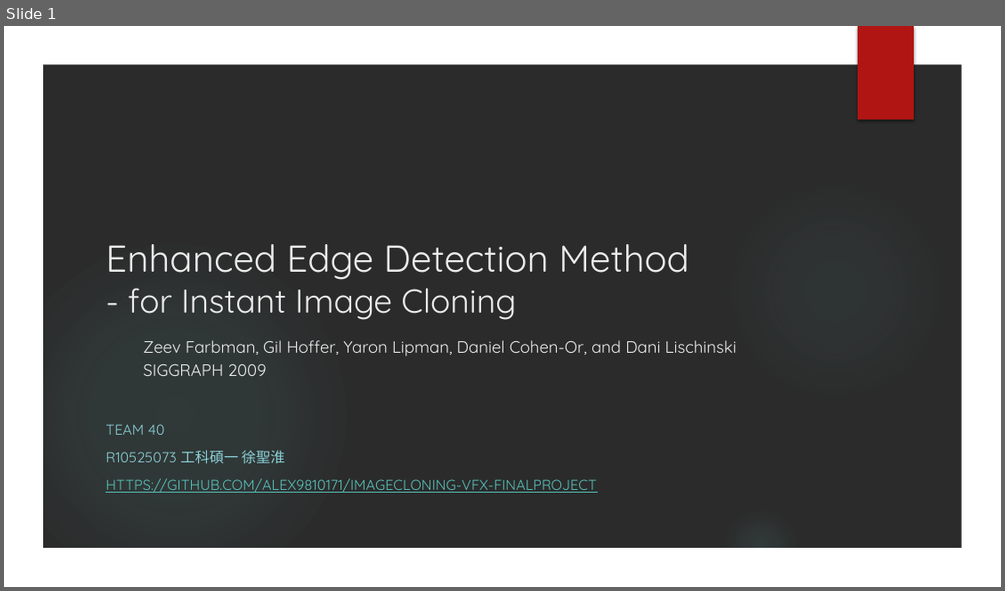
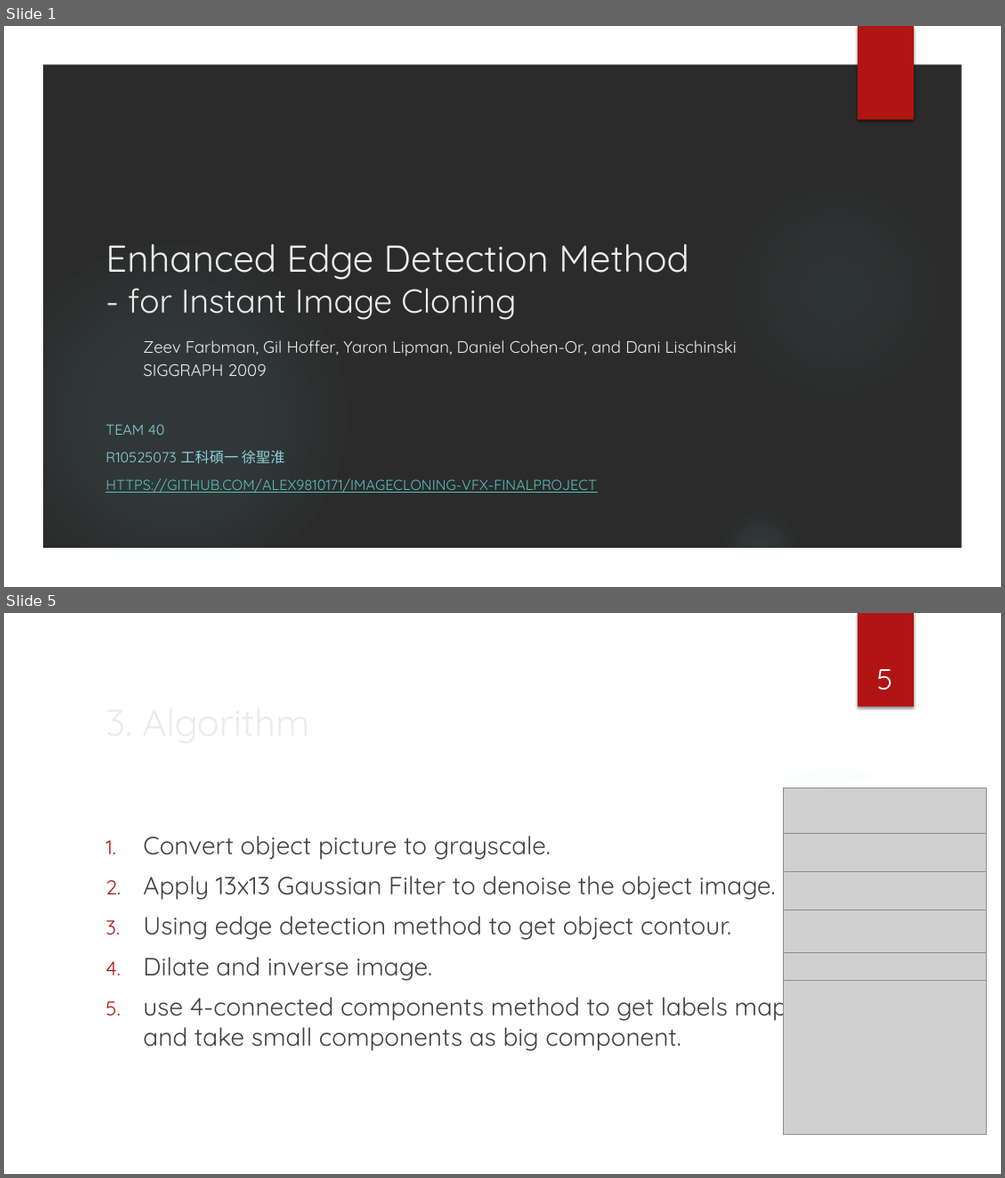
Before and after one commit to alex9810171/ImageCloning-VFX2022-Spring, a slide deck: doc/demo_slide.pptx. Shown one above the other, each under a label of ours: slide 1 before the commit, slides 1 and 5 after it; the slides between them are not shown. The pictures are 1005x591 and 1005x1178 pixels, drawn with LibreOffice and Linux fonts; fonts in the diff are those of the drawing; grey boxes stand for pictures; background and template pictures are left out; a plain dark background stands for a picture behind light text. Boxes give left, top, right and bottom in pixels: in the first picture for what was removed or moved away, otherwise in the second. Text is boxed around its words. In the diff, an @@ line names an element or a change of style, - is before the commit and + after.

```diff
--- a/doc/demo_slide.pptx
+++ b/doc/demo_slide.pptx
@@ slide 5 added at (4,613,1001,1174), background picture (left out); not listed: 5 template elements that a slide beside it also shows @@
@@ page number added at (877,669,893,690), 28 pt, text #FFFFFF @@
+5
@@ freeform shape added at (697,738,970,819), fill #FFFFFF at 20% opacity @@
@@ freeform shape added at (41,765,963,1136), fill #FFFFFF @@
@@ picture added at (783,788,987,942) @@
@@ text added at (143,835,787,1051), 24 pt, text #404040 @@
+1. Convert object picture to grayscale.
+2. Apply 13x13 Gaussian Filter to denoise the object image.
+3. Using edge detection method to get object contour.
+4. Dilate and inverse image.
+5. use 4-connected components method to get labels map and take small components as big component.
@@ picture added at (783,834,987,988) @@
@@ picture added at (783,872,987,1026) @@
@@ title added at (105,920,120,935), 36 pt, text #EBEBEB @@
+3. Algorithm
@@ picture added at (783,910,987,1064) @@
@@ picture added at (783,952,987,1107) @@
@@ picture added at (783,981,987,1135) @@
```
Also in this commit, not shown: 4 slides changed, 1 other slide added, 1 slide removed, 12 other files.
